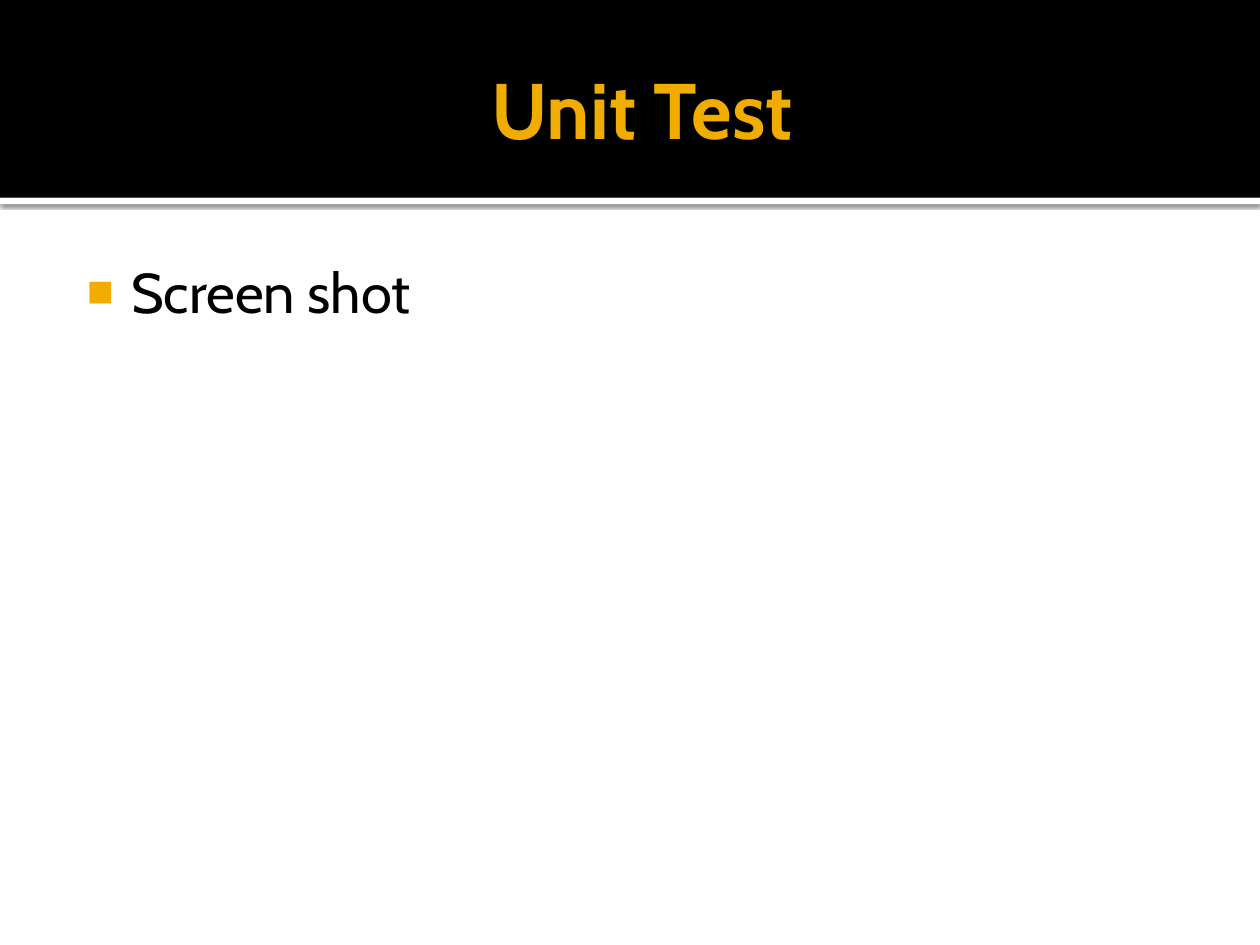
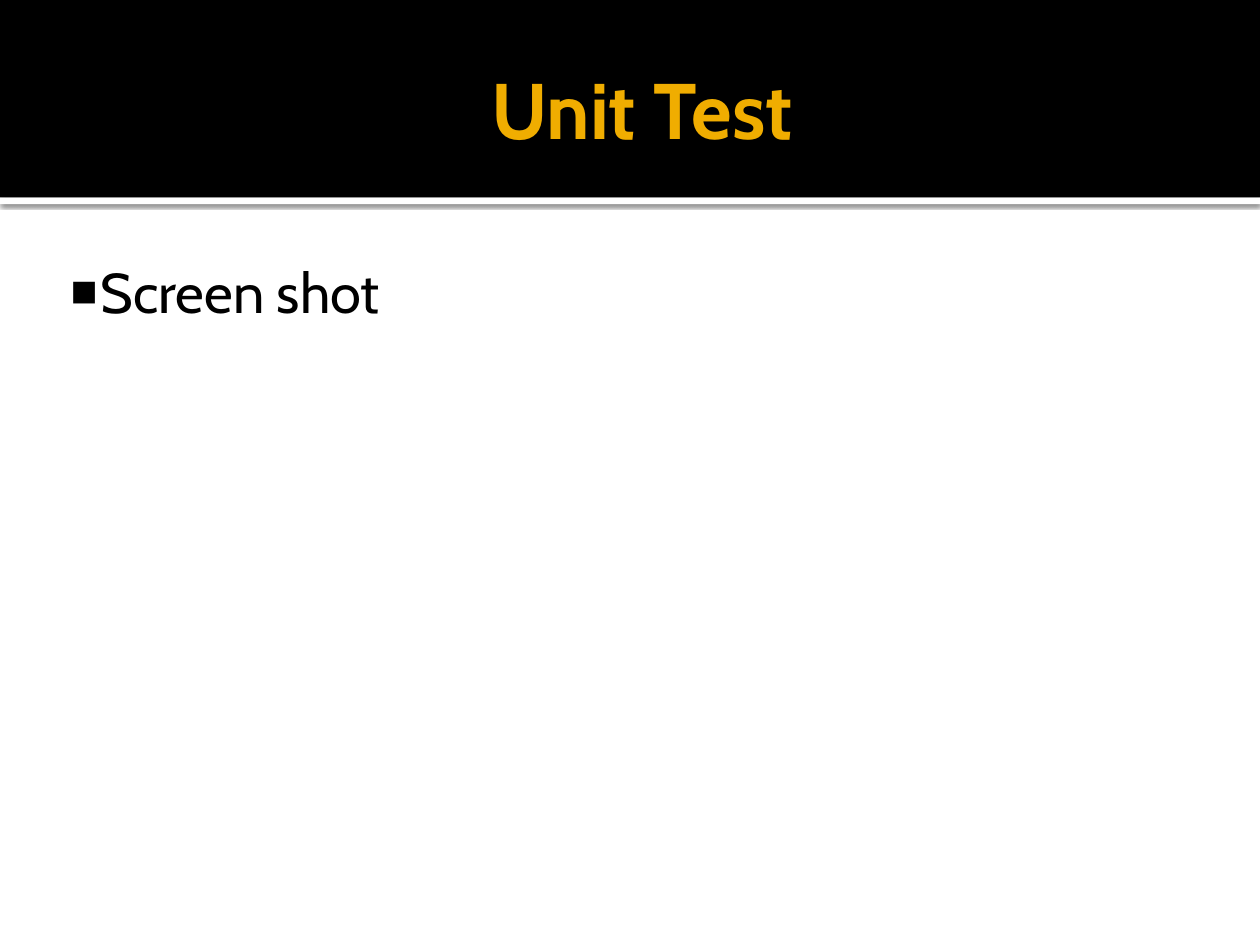
Before and after one commit to erosslee/COS301_CSDS-A, a slide deck: slide 7 of CSDS_a Presentation.pptx. Drawn at 1260x945 pixels with LibreOffice and Linux fonts; fonts in the diff are those of the drawing. Boxes give left, top, right and bottom in pixels: in the first picture for what was removed or moved away, otherwise in the second. Text is boxed around its words. In the diff, an @@ line names an element or a change of style, - is before the commit and + after.

```diff
--- a/CSDS_a Presentation.pptx
+++ b/CSDS_a Presentation.pptx
@@ text "Screen shot" at [100,271,380,314]: indent changed @@
```
Also in this commit, not shown: 9 other slides changed, 1 slide added, 1 slide removed.
